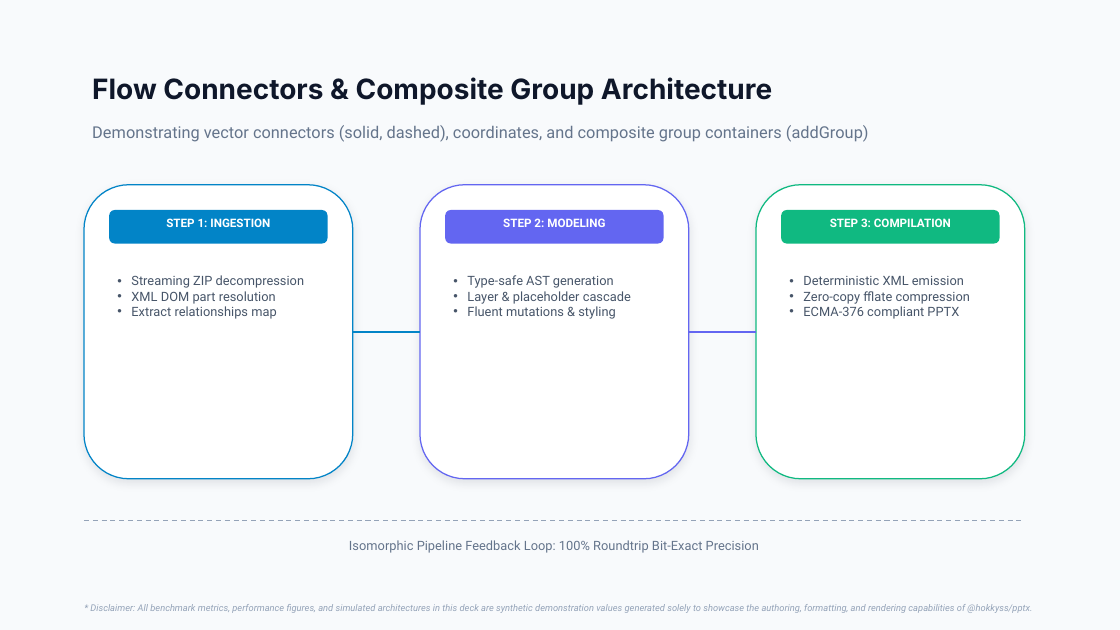
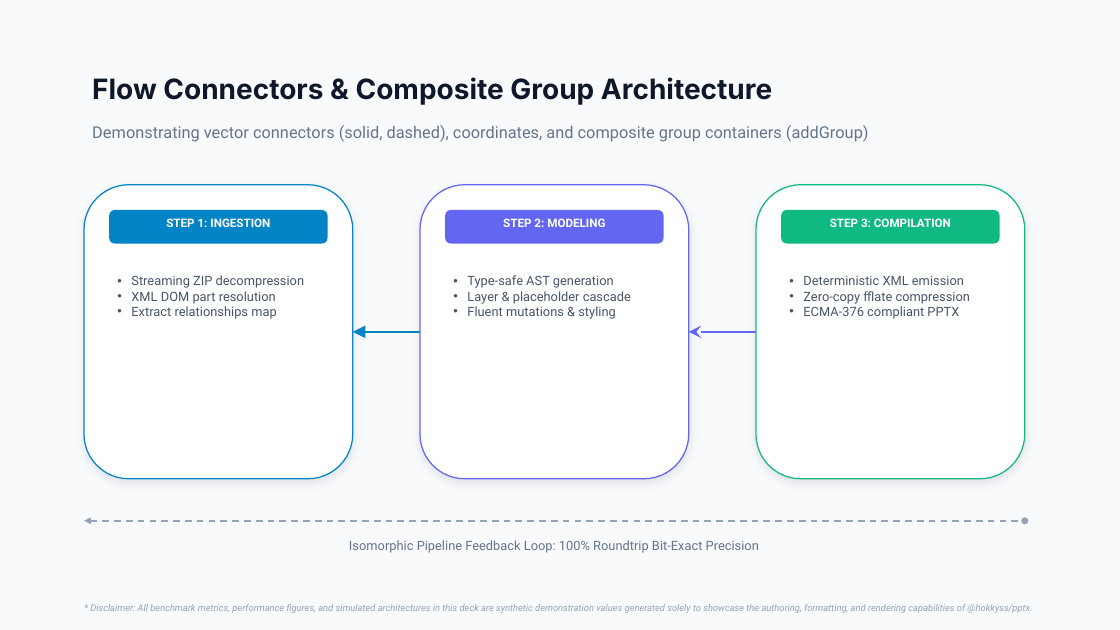
Before and after one commit to hokkyss/pptx-parser, a slide deck: slide 8 of hokkyss_showcase_deck.pptx. Drawn at 1120x630 pixels with LibreOffice and Linux fonts; fonts in the diff are those of the drawing. Boxes give left, top, right and bottom in pixels: in the first picture for what was removed or moved away, otherwise in the second. Text is boxed around its words. In the diff, an @@ line names an element or a change of style, - is before the commit and + after.

```diff
--- a/hokkyss_showcase_deck.pptx
+++ b/hokkyss_showcase_deck.pptx
@@ line (353, 332) - (420, 332): line to arrow @@
@@ line (689, 332) - (756, 332): line to arrow @@
@@ line (84, 521) - (1025, 521): line to double arrow; stroke #94A3B8 1.08 pt dashed to #94A3B8 1.44 pt dashed @@
```
Also in this commit, not shown: 16 other files.
